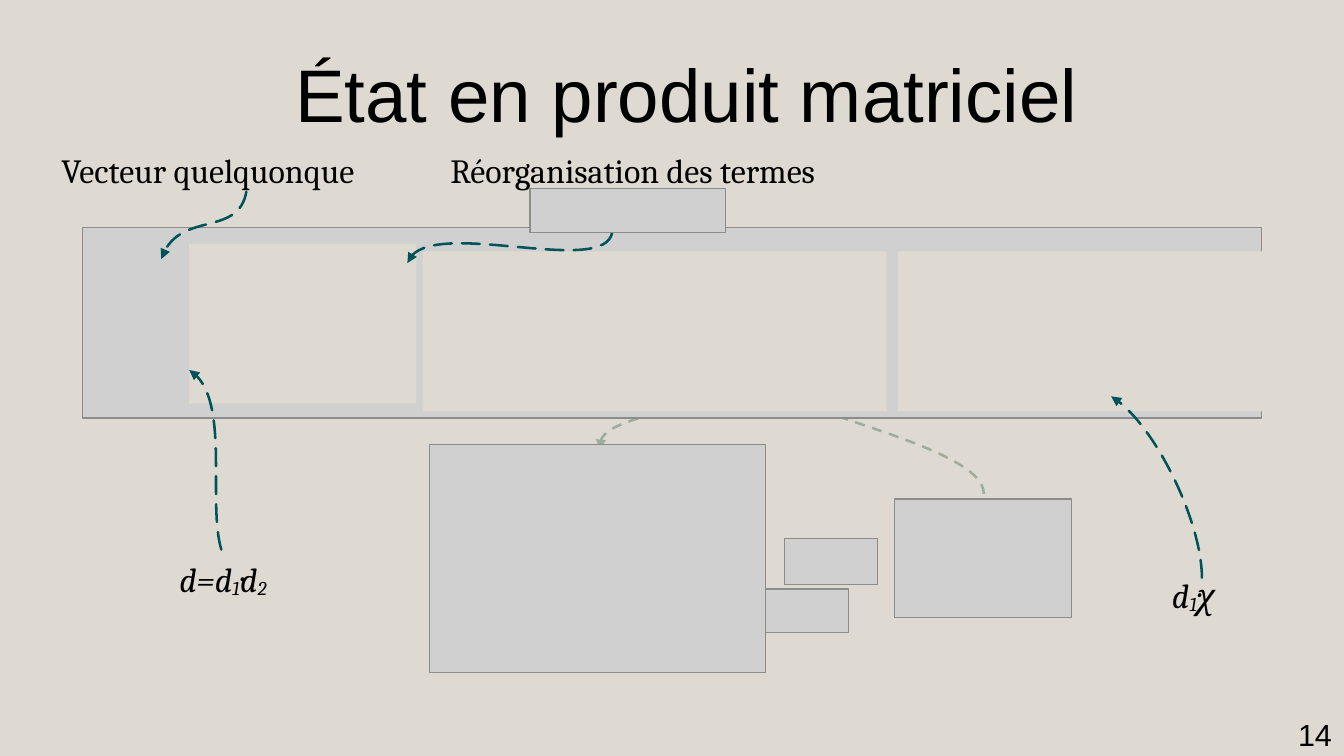
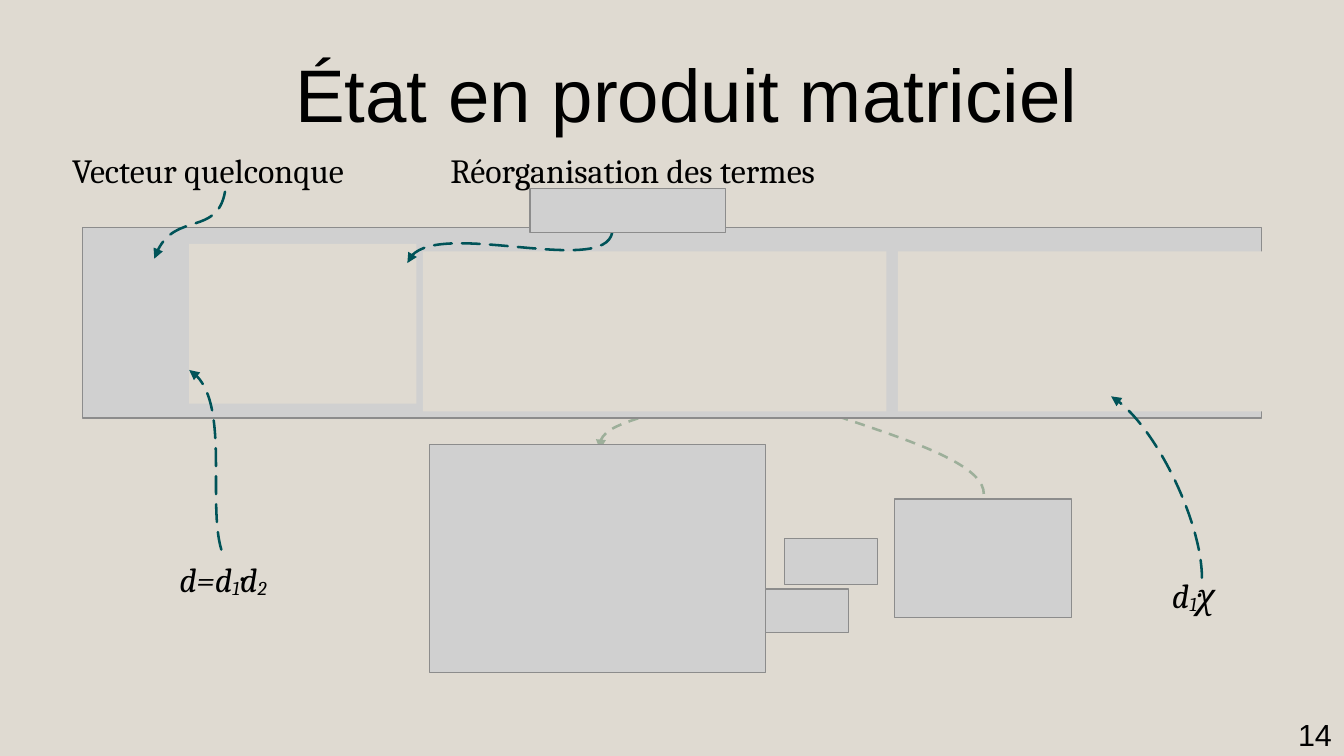
Before and after one commit to AmdaU/presentations, a slide deck: slide 14 of Seminaire/Seminaire.odp. Drawn at 1344x756 pixels with LibreOffice and Linux fonts; fonts in the diff are those of the drawing; grey boxes stand for pictures. Boxes give left, top, right and bottom in pixels: in the first picture for what was removed or moved away, otherwise in the second. Text is boxed around its words. In the diff, an @@ line names an element or a change of style, - is before the commit and + after.

```diff
--- a/Seminaire/Seminaire.odp
+++ b/Seminaire/Seminaire.odp
@@ title at box(72, 159, 344, 190): text changed @@
-Vecteur quelquonque
+Vecteur quelconque
@@ freeform shape: place and size @@
-freeform shape at box(161, 191, 246, 259)
+freeform shape at box(155, 191, 226, 259)
```
Also in this commit, not shown: 20 other slides changed, 1 slide removed, 2 other files.
